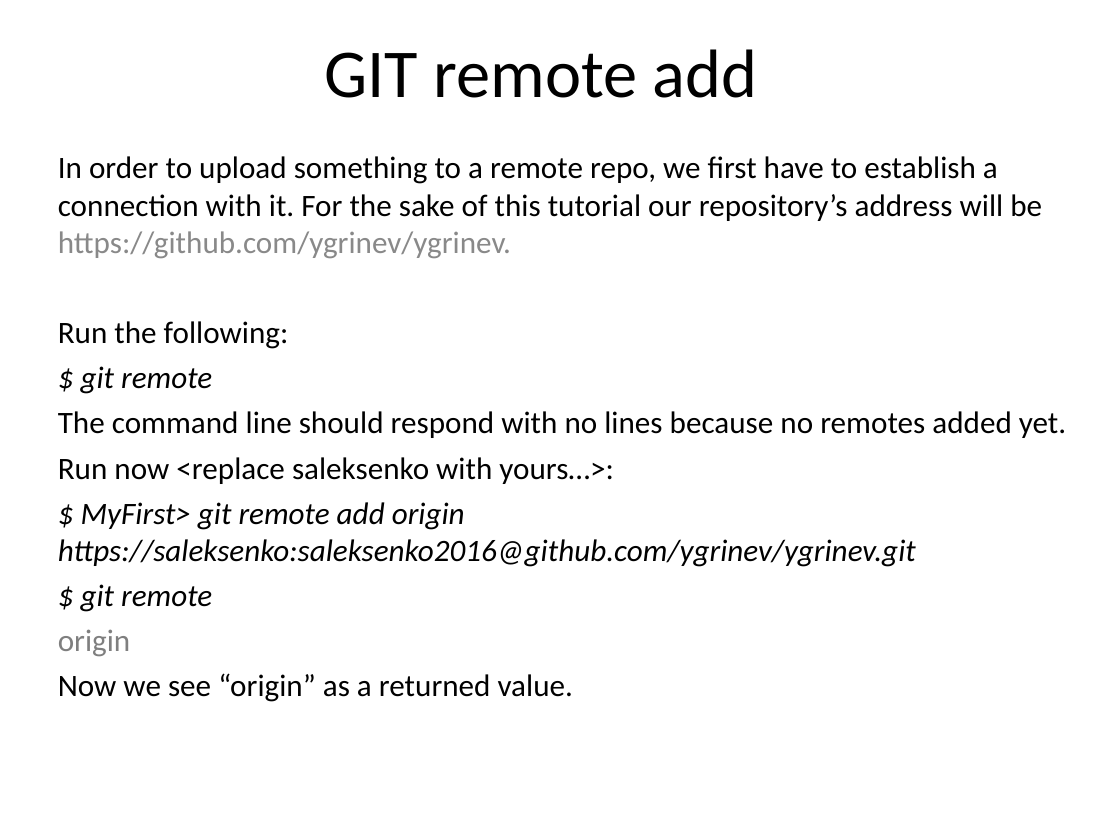
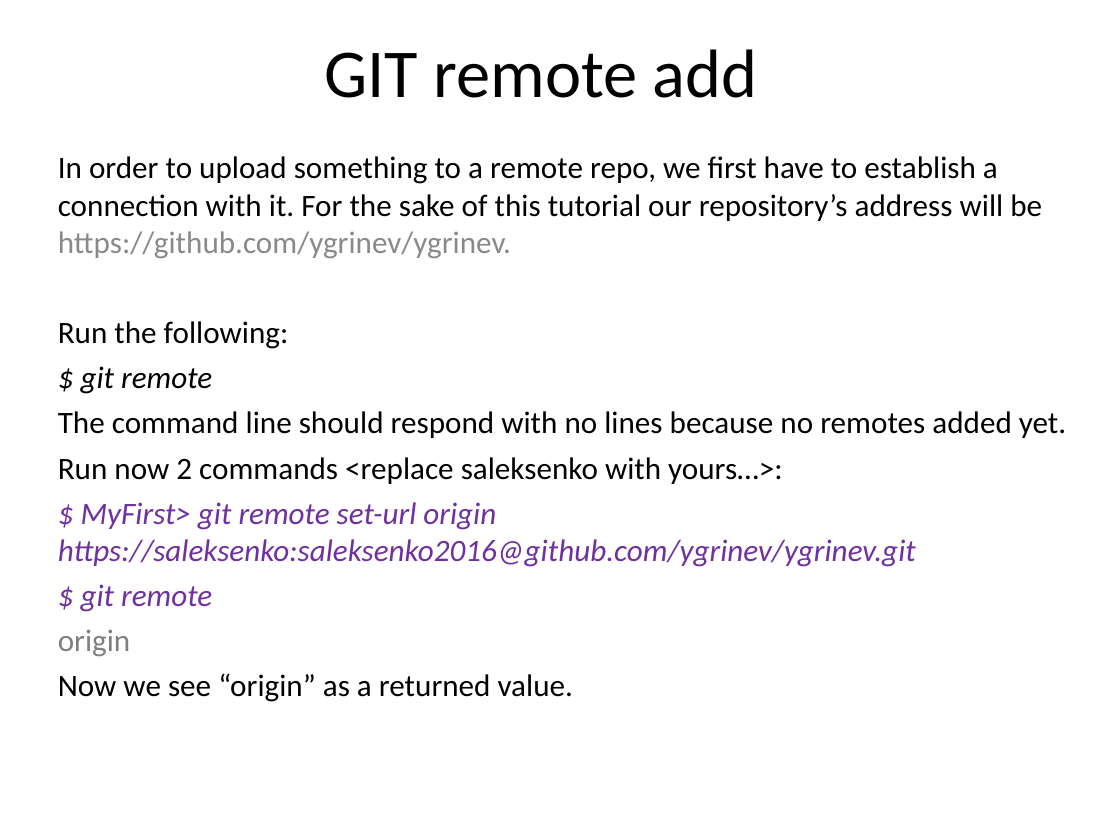
Before and after one commit to ygrinev/ygrinev, a slide deck: slide 8 of GIT basics.ppt. Drawn at 1120x840 pixels with LibreOffice and Linux fonts; fonts in the diff are those of the drawing. Boxes give left, top, right and bottom in pixels: in the first picture for what was removed or moved away, otherwise in the second. Text is boxed around its words. In the diff, an @@ line names an element or a change of style, - is before the commit and + after.

Commit message:
Update for GIT basics

```diff
--- a/GIT basics.ppt
+++ b/GIT basics.ppt
@@ subtitle at box(58, 457, 916, 612): text changed; text colour #000000 to #7030A0 @@
-Run now <replace saleksenko with yours…>:
-$ MyFirst> git remote add origin https://saleksenko:saleksenko2016@github.com/ygrinev/ygrinev.git
+Run now 2 commands <replace saleksenko with yours…>:
+$ MyFirst> git remote set-url origin https://saleksenko:saleksenko2016@github.com/ygrinev/ygrinev.git
@@ subtitle at box(121, 586, 212, 607): text colour #000000 to #7030A0 in "$ git remote" @@
```
